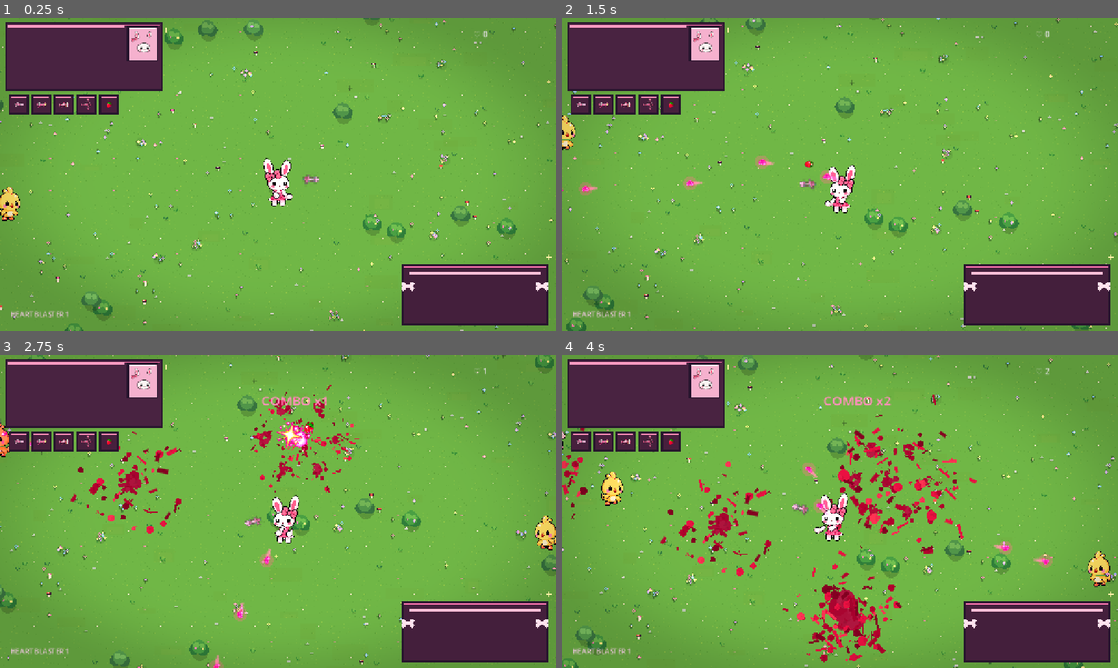
Above: before the commit, frames 1-4 (two rows, left to right).
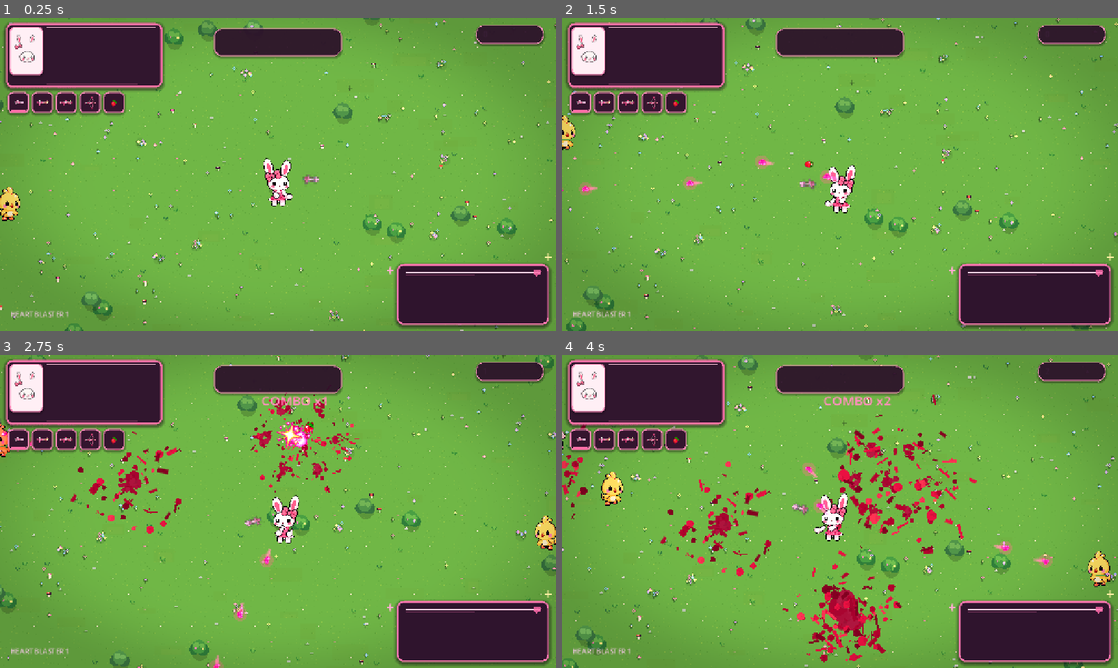
Above: after the commit, the same moments.

Repository: ramonsamagaio/cutecuterampage
Game: Godot game, scene res://scenes/Main.tscn
Two runs of this game, one before a commit and one after it. Both use one fixed random seed, a clock stepped at 60 frames per second and the inputs below.
Inputs (mouse positions are in pixels of both pictures, inside the frame that each line leads up to):
- Up to frame 1 (0.25 s): no input
- Up to frame 2 (1.5 s): tap Enter at 0.5 s; move the mouse to (962, 158) at 0.52 s; hold Right (ui_right) 0.53-1.28 s; tap Shift at 0.6 s; tap Space at 0.77 s; move the mouse to (728, 190) at 1.27 s; hold Down (ui_down) from 1.28 s (still down); tap Z at 1.35 s
- Up to frame 3 (2.75 s): tap Space at 1.52 s; move the mouse to (333, 442) at 2.02 s; release Down (ui_down) at 2.03 s; hold Right (ui_right) from 2.03 s (still down); tap X at 2.1 s
- Up to frame 4 (4 s): move the mouse to (812, 574) at 2.77 s; release Right (ui_right) at 2.78 s; hold Up (ui_up) 2.78-3.53 s; tap C at 2.85 s; tap Space at 3.02, 3.77 s; move the mouse to (1006, 558) at 3.52 s; hold Left (ui_left) from 3.53 s (still down); tap Shift at 3.6 s

The runs differ from the first frame. In frame 1, 8.6% of the frame differs, in the area x 0-100%, y 1-100%; in frame 2, 8.6%; in frame 3, 8.6%; in frame 4, 8.6%.

Commit message:
ui: redesign static HUD chrome with cleaner candy depth

Diff:
--- a/scripts/ui/hud_concept_decor.gd
+++ b/scripts/ui/hud_concept_decor.gd
@@ -6,58 +6,81 @@
 var _ear_r: Texture2D
 var _bow: Texture2D
 var _weapon_icons: Array[Texture2D] = []
+var _main_style: StyleBoxFlat
+var _portrait_style: StyleBoxFlat
+var _slot_style: StyleBoxFlat
+var _special_style: StyleBoxFlat
+var _pill_style: StyleBoxFlat
 
 func _ready() -> void:
 	mouse_filter = Control.MOUSE_FILTER_IGNORE
 	set_anchors_and_offsets_preset(Control.PRESET_FULL_RECT)
 	z_index = -100
-	_head = CutoutArtPart.make_small_texture("res://assets/Taffi/Cabeca.png", Vector2i(58, 52))
-	_ear_l = CutoutArtPart.make_small_texture("res://assets/Taffi/Ore1.png", Vector2i(18, 38))
-	_ear_r = CutoutArtPart.make_small_texture("res://assets/Taffi/Ore2.png", Vector2i(18, 38))
-	_bow = CutoutArtPart.make_small_texture("res://assets/Taffi/Laco.png", Vector2i(27, 21))
+	_head = CutoutArtPart.make_small_texture("res://assets/Taffi/Cabeca.png", Vector2i(62, 56))
+	_ear_l = CutoutArtPart.make_small_texture("res://assets/Taffi/Ore1.png", Vector2i(20, 43))
+	_ear_r = CutoutArtPart.make_small_texture("res://assets/Taffi/Ore2.png", Vector2i(20, 43))
+	_bow = CutoutArtPart.make_small_texture("res://assets/Taffi/Laco.png", Vector2i(30, 24))
 	_weapon_icons = [
-		CutoutArtPart.make_small_texture("res://assets/weapons/arma_heart.png", Vector2i(34, 24)),
-		CutoutArtPart.make_small_texture("res://assets/weapons/arma_star.png", Vector2i(34, 24)),
-		CutoutArtPart.make_small_texture("res://assets/weapons/ama_cupcake.png", Vector2i(34, 24)),
-		CutoutArtPart.make_small_texture("res://assets/weapons/arma_arco.png", Vector2i(32, 28)),
-		CutoutArtPart.make_small_texture("res://assets/fx/MorangoFull.png", Vector2i(25, 25))
+		CutoutArtPart.make_small_texture("res://assets/weapons/arma_heart.png", Vector2i(38, 27)),
+		CutoutArtPart.make_small_texture("res://assets/weapons/arma_star.png", Vector2i(38, 27)),
+		CutoutArtPart.make_small_texture("res://assets/weapons/ama_cupcake.png", Vector2i(38, 27)),
+		CutoutArtPart.make_small_texture("res://assets/weapons/arma_arco.png", Vector2i(35, 31)),
+		CutoutArtPart.make_small_texture("res://assets/fx/MorangoFull.png", Vector2i(28, 28))
 	]
+	_main_style = _make_style(Color("32172f"), Color("ff76ad"), 14, 4, Color(0.08, 0.03, 0.08, 0.48), 8)
+	_portrait_style = _make_style(Color("fff0f6"), Color("ff8cba"), 12, 3, Color(0.08, 0.03, 0.08, 0.34), 5)
+	_slot_style = _make_style(Color("35162f"), Color("f58ab6"), 10, 3, Color(0.06, 0.02, 0.06, 0.34), 5)
+	_special_style = _make_style(Color("30152e"), Color("ff78b3"), 15, 4, Color(0.06, 0.02, 0.06, 0.46), 8)
+	_pill_style = _make_style(Color(0.18, 0.07, 0.17, 0.90), Color("ff95be"), 18, 2, Color(0.04, 0.01, 0.04, 0.34), 4)
 	queue_redraw()
 
+func _make_style(bg: Color, border: Color, radius: int, border_width: int, shadow: Color, shadow_size: int) -> StyleBoxFlat:
+	var style: StyleBoxFlat = StyleBoxFlat.new()
+	style.bg_color = bg
+	style.border_color = border
+	style.set_border_width_all(border_width)
+	style.corner_radius_top_left = radius
+	style.corner_radius_top_right = radius
+	style.corner_radius_bottom_left = radius
+	style.corner_radius_bottom_right = radius
+	style.shadow_color = shadow
+	style.shadow_size = shadow_size
+	style.shadow_offset = Vector2(0, 3)
+	return style
+
 func _draw() -> void:
-	# Chunky toy-like frame behind the existing functional HUD.
-	_draw_panel(Rect2(12, 10, 362, 158), Color("2b1730"), Color("4a2442"), Color("ff70ad"))
-	draw_rect(Rect2(18, 16, 268, 8), Color("ff9cc4"))
+	# Compact candy-console silhouette. The controls rendered by hud.gd sit over these.
+	draw_style_box(_main_style, Rect2(14, 12, 360, 148))
+	draw_style_box(_portrait_style, Rect2(22, 20, 78, 112))
+	draw_rect(Rect2(108, 20, 250, 3), Color("ffc6dc"))
+	draw_rect(Rect2(108, 151, 210, 3), Color(1.0, 0.46, 0.68, 0.24))
 
-	# Character portrait, assembled from the actual Taffi art.
-	_draw_panel(Rect2(292, 18, 72, 82), Color("26152d"), Color("f6b2cf"), Color("fff2f8"))
-	_draw_centered(_ear_l, Vector2(315, 39))
-	_draw_centered(_ear_r, Vector2(342, 39))
-	_draw_centered(_head, Vector2(329, 66))
-	_draw_centered(_bow, Vector2(309, 48))
+	# Portrait is assembled from the actual Taffi art, not a separate approximation.
+	_draw_centered(_ear_l, Vector2(45, 48))
+	_draw_centered(_ear_r, Vector2(72, 48))
+	_draw_centered(_head, Vector2(61, 87))
+	_draw_centered(_bow, Vector2(42, 65))
 
-	# Five tactile equipment slots, like the concept's loadout strip.
+	# Loadout cards are intentionally separated from the stats block for cleaner hierarchy.
 	for i: int in 5:
-		var slot_pos: Vector2 = Vector2(20.0 + float(i) * 52.0, 176.0)
-		_draw_panel(Rect2(slot_pos, Vector2(46, 46)), Color("28172e"), Color("48213e"), Color("f58bb5"))
+		var slot_pos: Vector2 = Vector2(18.0 + float(i) * 55.0, 170.0)
+		draw_style_box(_slot_style, Rect2(slot_pos, Vector2(49, 49)))
 		if i < _weapon_icons.size():
-			_draw_centered(_weapon_icons[i], slot_pos + Vector2(23, 23))
+			_draw_centered(_weapon_icons[i], slot_pos + Vector2(24.5, 24.5))
+		if i == 0:
+			draw_rect(Rect2(slot_pos + Vector2(8, 43), Vector2(33, 3)), Color("ff6fa8"))
 
-	# Special/Rampage area gets a strong candy-console silhouette.
-	_draw_panel(Rect2(925, 566, 337, 140), Color("28162e"), Color("45203d"), Color("ff78b3"))
-	draw_rect(Rect2(942, 584, 303, 6), Color("ffc1da"))
-	_draw_bone_cap(Vector2(939, 617))
-	_draw_bone_cap(Vector2(1248, 617))
+	# Combo and kill counters get small floating pills instead of large opaque boxes.
+	draw_style_box(_pill_style, Rect2(493, 24, 294, 64))
+	draw_style_box(_pill_style, Rect2(1096, 16, 156, 44))
 
-	# Small corner bolts/sparkles keep the HUD playful without adding text clutter.
-	_draw_spark(Vector2(382, 28), Color("fff2a8"))
-	_draw_spark(Vector2(906, 582), Color("ff9fc8"))
-	_draw_spark(Vector2(1264, 550), Color("fff2a8"))
-
-func _draw_panel(rect: Rect2, outline: Color, fill: Color, accent: Color) -> void:
-	draw_rect(rect, outline)
-	draw_rect(rect.grow(-4.0), fill)
-	draw_rect(Rect2(rect.position + Vector2(5, 5), Vector2(rect.size.x - 10, 3)), accent)
+	# Special area keeps the toy-console shape but uses more breathing room and hierarchy.
+	draw_style_box(_special_style, Rect2(914, 566, 350, 140))
+	draw_rect(Rect2(934, 584, 310, 4), Color("ffd0e2"))
+	draw_rect(Rect2(934, 590, 160, 2), Color(1.0, 0.45, 0.70, 0.38))
+	_draw_heart(Vector2(1237, 586), 0.82)
+	_draw_spark(Vector2(898, 581), Color("ffacd0"))
+	_draw_spark(Vector2(1262, 550), Color("fff0a3"))
 
 func _draw_centered(texture: Texture2D, center: Vector2) -> void:
 	if texture == null:
@@ -65,14 +88,15 @@
 	var s: Vector2 = texture.get_size()
 	draw_texture(texture, center - s * 0.5)
 
-func _draw_bone_cap(center: Vector2) -> void:
-	var c: Color = Color("ffe4ef")
-	draw_rect(Rect2(center + Vector2(-10, -3), Vector2(20, 6)), c)
-	draw_circle(center + Vector2(-10, -5), 5.0, c)
-	draw_circle(center + Vector2(-10, 5), 5.0, c)
-	draw_circle(center + Vector2(10, -5), 5.0, c)
-	draw_circle(center + Vector2(10, 5), 5.0, c)
+func _draw_spark(center: Vector2, color: Color) -> void:
+	draw_circle(center, 2.2, color)
+	draw_line(center + Vector2(-7, 0), center + Vector2(7, 0), color, 2.0, true)
+	draw_line(center + Vector2(0, -7), center + Vector2(0, 7), color, 2.0, true)
 
-func _draw_spark(center: Vector2, color: Color) -> void:
-	draw_rect(Rect2(center + Vector2(-6, -1), Vector2(12, 2)), color)
-	draw_rect(Rect2(center + Vector2(-1, -6), Vector2(2, 12)), color)
+func _draw_heart(center: Vector2, alpha: float) -> void:
+	var c: Color = Color(1.0, 0.42, 0.67, alpha)
+	draw_circle(center + Vector2(-4, -2), 5.0, c)
+	draw_circle(center + Vector2(4, -2), 5.0, c)
+	draw_colored_polygon(PackedVector2Array([
+		center + Vector2(-8, 0), center + Vector2(8, 0), center + Vector2(0, 10)
+	]), c)
